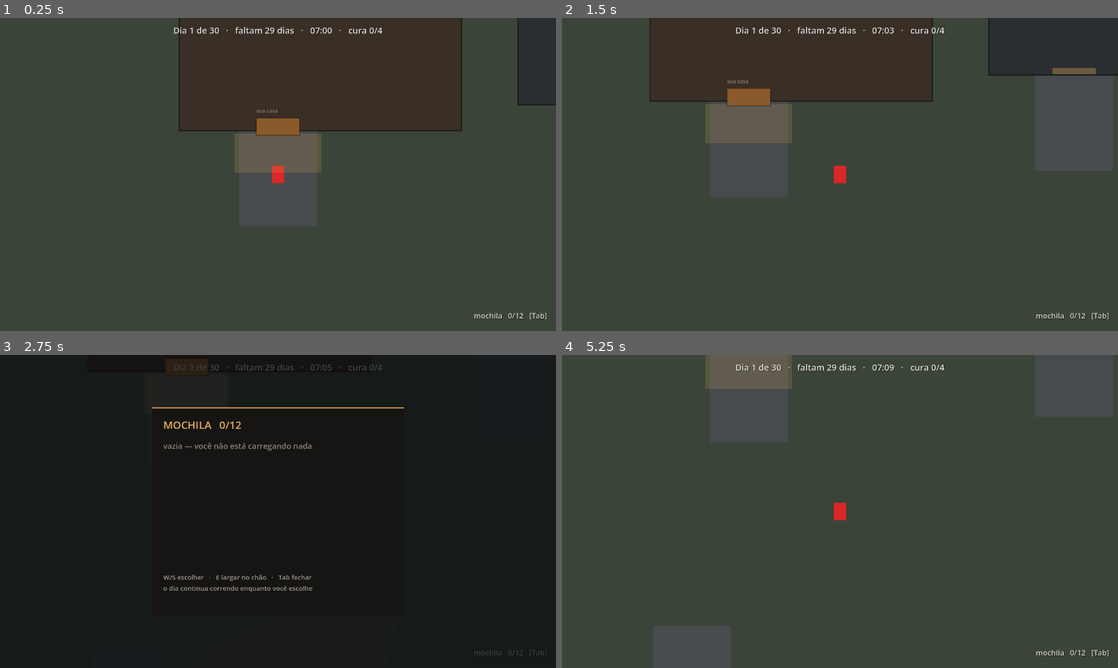
Above: before the commit, frames 1-4 (two rows, left to right).
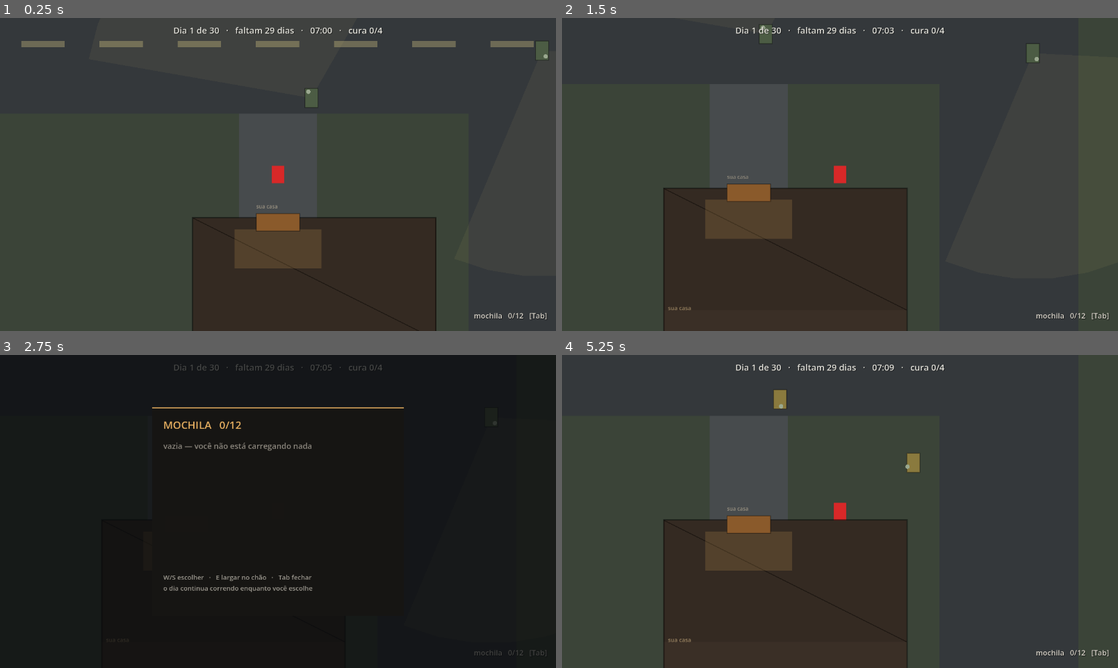
Above: after the commit, the same moments.

Repository: Jota-Pais/projeto-final-desenvolvimento-de-jogos
Game: Godot game, scene res://rua/rua.tscn
Two runs of this game, one before a commit and one after it. Both use one fixed random seed, a clock stepped at 60 frames per second and the inputs below.
Inputs (mouse positions are in pixels of both pictures, inside the frame that each line leads up to):
- Up to frame 1 (0.25 s): no input
- Up to frame 2 (1.5 s): tap Enter (ui_accept) at 0.5, 0.77 s; move the mouse to (962, 158) at 0.52 s; press the mouse at (962, 158) at 0.53 s; hold D (andar_direita) 0.53-1.28 s; move the mouse to (728, 190) at 1.27 s; release the mouse at (728, 190) at 1.28 s; hold S (andar_baixo) from 1.28 s (still down); tap Shift (correr) at 1.35 s
- Up to frame 3 (2.75 s): tap Enter (ui_accept) at 1.52 s; move the mouse to (333, 442) at 2.02 s; release S (andar_baixo) at 2.03 s; hold D (andar_direita) from 2.03 s (still down); hold Tab (mochila) from 2.03 s (still down)
- Up to frame 4 (5.25 s): tap Enter (ui_accept) at 2.75, 3.02, 3.77, 4.52 s; move the mouse to (812, 574) at 2.77 s; release D (andar_direita) at 2.78 s; release Tab (mochila) at 2.78 s; hold W (andar_cima) 2.78-3.53 s; tap E (vasculhar) at 2.85 s; move the mouse to (1006, 558) at 3.52 s; press the mouse at (1006, 558) at 3.53 s; hold A (andar_esquerda) 3.53-5.03 s; move the mouse to (673, 464) at 4.27 s; release the mouse at (673, 464) at 4.28 s; tap Shift (correr) at 4.35 s; move the mouse to (867, 511) at 5.02 s; hold S (andar_baixo) from 5.03 s (still down); hold Tab (mochila) from 5.03 s (still down)

The runs differ from the first frame. In frame 1, 24% of the frame differs, in the area x 3-100%, y 0-100%; in frame 2, 20%; in frame 3, less than 0.1%; in frame 4, 18%.

Commit message:
P9: bairro em cima da rede nova, quadra->lote->predio
Substitui BAIRRO_CONSTRUCOES/BAIRRO_CERCAS/BAIRRO_MOVEIS_DE_RUA/
BAIRRO_ZUMBIS/BAIRRO_BOSQUES (o loteamento escrito a mao, deslocado
inteiro desde o bairro pequeno) por quatro quadras sobre
rua/quadras.gd e a rede de _bairro_rede (P7): QB-norte (comercio de
esquina virado para a Rua do Bairro, unica via com calcada), QB-meio,
QB-baixo e QB-leste (casas).

sua_casa() deixa de ser dado escrito a mao e passa a ser a construcao
marcada "sua" que a propria geracao do bairro produz, ja em
coordenada de mundo - mapa.gd para de somar onde_o_bairro_comeca(),
que foi removida (nada mais chama).

Dois bugs de geometria achados montando a primeira leva de quadras:

- duas fileiras "costas com costas" (QB-meio) dividem a profundidade
  ao meio - 740 px, curta demais para qualquer planta de casa (a mais
  rasa precisa de 880 com o recuo minimo). Quadra passou a ter uma
  fileira so, com a profundidade inteira;
- QB-leste nao tinha via cobrindo largura nenhuma (Rua de Baixo parava
  em x=8600, antes do Beco dos Fundos) - zero lotes. Rua de Baixo
  passou a ir ate x=9800.

QB-baixo com fundo 1000 tambem descartava a planta mais funda por 40
px de sobra; subiu para 1200.

O bairro fecha os documentos 1 e 2 (comercio e uma casa qualquer) sem
tocar na cidade. As 19 falhas que sobram na fase 0 do conferir_mapa
sao todas de sitio/posto/mata - nenhuma nova, nenhuma do bairro -, e
seguem para P10.

IMPRESSAO_ESPERADA atualizada para o hash novo (a identidade dos
moveis mudou de proposito).

Diff:
--- a/rua/lugares.gd
+++ b/rua/lugares.gd
@@ -80,9 +80,12 @@
 		"laco do poente"))
 
 	# Rua de Baixo, com o retorno em U na ponta oeste - o cul-de-sac que o PZ
-	# usa (nunca bulbo asfaltado solto).
+	# usa (nunca bulbo asfaltado solto). Vai ate x=9800, nao 8600 (17/09/2026,
+	# P9): QB-leste precisa da faixa dela para ter lote - encurtada em 8600,
+	# a quadra a leste do Beco dos Fundos nao tinha via suficiente para nem
+	# um lote (achado rodando o conferir_mapa: "QB-leste: 0 lotes").
 	fora.append({ "nome": "rua de baixo", "classe": "residencial", "lugar": "bairro",
-		"eixo": [Vector2(5600.0, 15600.0), Vector2(8600.0, 15600.0)],
+		"eixo": [Vector2(5600.0, 15600.0), Vector2(9800.0, 15600.0)],
 		"pontas": ["u:retorno de baixo", "emenda:estrada velha"] })
 	fora.append_array(Vias.u(fora[-1], Vector2(5600.0, 15600.0), Vector2(6400.0, 15600.0),
 		Vector2(0.0, 16800.0), "retorno de baixo"))
@@ -98,7 +101,7 @@
 	# critério F. Sobe e encontra a Rua do Correio da cidade exatamente no
 	# mesmo ponto (13000, 10520), dentro da propria rodovia.
 	fora.append({ "nome": "estrada velha", "classe": "residencial", "lugar": "bairro",
-		"eixo": [Vector2(8600.0, 15600.0), Vector2(13000.0, 15600.0)],
+		"eixo": [Vector2(9800.0, 15600.0), Vector2(13000.0, 15600.0)],
 		"pontas": ["emenda:rua de baixo", "emenda:estrada velha (subida)"] })
 	fora.append({ "nome": "estrada velha (subida)", "classe": "residencial", "lugar": "bairro",
 		"eixo": [Vector2(13000.0, 15600.0), Vector2(13000.0, 10520.0)],
@@ -121,121 +124,6 @@
 ##
 ## As bandas de x existem porque as tres verticais cortam o lote: 760-1160,
 ## 2680-3080 e 4600-5000 sao rua, e predio nenhum entra nelas.
-const BAIRRO_CONSTRUCOES := [
-	# Fileira A - norte da rodovia, fachada virada para ela (porta ao sul).
-	{ "rect": Rect2(240.0, 880.0, 650.0, 520.0), "porta": "sul", "tipo": "casa", "sua": true },
-	{ "rect": Rect2(1020.0, 880.0, 560.0, 460.0), "porta": "sul", "tipo": "casa" },
-	{ "rect": Rect2(1700.0, 920.0, 640.0, 500.0), "porta": "sul", "tipo": "casa", "documento": 1 },
-	{ "rect": Rect2(2460.0, 920.0, 520.0, 440.0), "porta": "sul", "tipo": "casa" },
-	{ "rect": Rect2(3200.0, 880.0, 660.0, 520.0), "porta": "sul", "tipo": "casa" },
-	{ "rect": Rect2(3960.0, 850.0, 580.0, 480.0), "porta": "sul", "tipo": "casa" },
-	{ "rect": Rect2(4720.0, 910.0, 620.0, 500.0), "porta": "sul", "tipo": "casa" },
-
-	# Fileira B - sul da rodovia, de costas para a fileira A. O comercio fica
-	# aqui, virado para a via de maior movimento, como no PZ.
-	{ "rect": Rect2(140.0, 2260.0, 560.0, 460.0), "porta": "norte", "tipo": "casa" },
-	{ "rect": Rect2(1220.0, 2240.0, 900.0, 540.0), "porta": "norte", "tipo": "comercio", "documento": 2 },
-	{ "rect": Rect2(2180.0, 2300.0, 460.0, 440.0), "porta": "norte", "tipo": "casa" },
-	{ "rect": Rect2(3160.0, 2260.0, 620.0, 500.0), "porta": "norte", "tipo": "casa" },
-	{ "rect": Rect2(3860.0, 2320.0, 560.0, 460.0), "porta": "norte", "tipo": "casa" },
-	{ "rect": Rect2(5060.0, 2260.0, 560.0, 480.0), "porta": "norte", "tipo": "casa" },
-
-	# Fileira C - norte da rua do fundo, de costas para a fileira B: os quintais
-	# se encontram no meio da quadra, que e o desenho de quarteirao.
-	{ "rect": Rect2(140.0, 3340.0, 540.0, 460.0), "porta": "sul", "tipo": "casa" },
-	{ "rect": Rect2(1240.0, 3260.0, 600.0, 500.0), "porta": "sul", "tipo": "casa" },
-	{ "rect": Rect2(1960.0, 3340.0, 560.0, 480.0), "porta": "sul", "tipo": "casa" },
-	{ "rect": Rect2(3160.0, 3280.0, 580.0, 500.0), "porta": "sul", "tipo": "casa" },
-	{ "rect": Rect2(3860.0, 3340.0, 540.0, 460.0), "porta": "sul", "tipo": "casa" },
-	{ "rect": Rect2(5060.0, 3290.0, 580.0, 480.0), "porta": "sul", "tipo": "casa" },
-
-	# Fileira D - sul da rua do fundo. Aqui nao ha mais vertical cortando, so a
-	# saida sul.
-	{ "rect": Rect2(200.0, 4620.0, 600.0, 480.0), "porta": "norte", "tipo": "casa" },
-	{ "rect": Rect2(940.0, 4660.0, 520.0, 460.0), "porta": "norte", "tipo": "casa" },
-	{ "rect": Rect2(1620.0, 4600.0, 580.0, 500.0), "porta": "norte", "tipo": "casa" },
-	{ "rect": Rect2(3160.0, 4620.0, 620.0, 480.0), "porta": "norte", "tipo": "casa" },
-	{ "rect": Rect2(3880.0, 4600.0, 540.0, 460.0), "porta": "norte", "tipo": "casa" },
-	{ "rect": Rect2(4700.0, 4650.0, 600.0, 500.0), "porta": "norte", "tipo": "casa" },
-
-	# Em volta do retorno: as tres casas do fim da rua, viradas para o bulbo.
-	{ "rect": Rect2(1900.0, 6040.0, 560.0, 480.0), "porta": "norte", "tipo": "casa" },
-	{ "rect": Rect2(2620.0, 6080.0, 600.0, 500.0), "porta": "norte", "tipo": "casa" },
-	{ "rect": Rect2(3340.0, 6040.0, 520.0, 460.0), "porta": "norte", "tipo": "casa" },
-
-	# Galpao de quintal, no fundo do lote - nao na rua.
-	{ "rect": Rect2(500.0, 2900.0, 280.0, 240.0), "porta": "sul", "tipo": "galpao" },
-	{ "rect": Rect2(4200.0, 2900.0, 280.0, 240.0), "porta": "sul", "tipo": "galpao" },
-	{ "rect": Rect2(1400.0, 5300.0, 280.0, 240.0), "porta": "norte", "tipo": "galpao" },
-]
-
-## A sua casa: a unica construcao do bairro marcada com "sua". E a unica que
-## nao se vasculha, e e a fachada dela que tem a porta por onde o dia acaba.
-static func sua_casa() -> Dictionary:
-	for construcao in BAIRRO_CONSTRUCOES:
-		if construcao.get("sua", false):
-			return construcao
-	return {}
-
-## Cerca de fundo de lote. **Sao trechos soltos, e de proposito**: cerca que
-## atravessa a quadra inteira sela o quintal, e foi assim que a primeira rodada
-## do conferir_mapa achou 38 moveis inalcancaveis. Trecho solto le como divisa e
-## nao fecha caminho nenhum.
-const BAIRRO_CERCAS := [
-	Rect2(240.0, 640.0, 620.0, 18.0),
-	Rect2(1700.0, 660.0, 620.0, 18.0),
-	Rect2(3960.0, 640.0, 580.0, 18.0),
-	Rect2(1240.0, 3060.0, 600.0, 18.0),
-	Rect2(3160.0, 3060.0, 600.0, 18.0),
-	Rect2(940.0, 5280.0, 520.0, 18.0),
-	Rect2(3880.0, 5260.0, 540.0, 18.0),
-]
-
-## Carro abandonado e lata de lixo, **na rua onde ha rua**. Com a rede nova eles
-## se espalham pelo loteamento em vez de ficarem todos na rodovia.
-const BAIRRO_MOVEIS_DE_RUA := [
-	{ "tipo": "carro", "pos": Vector2(1620.0, 1760.0) },
-	{ "tipo": "carro", "pos": Vector2(3600.0, 1900.0) },
-	{ "tipo": "carro", "pos": Vector2(2880.0, 3400.0) },
-	{ "tipo": "carro", "pos": Vector2(960.0, 3100.0) },
-	{ "tipo": "carro", "pos": Vector2(2880.0, 5480.0) },
-	{ "tipo": "carro", "pos": Vector2(4800.0, 3200.0) },
-	{ "tipo": "lata", "pos": Vector2(2340.0, 4200.0) },
-	{ "tipo": "lata", "pos": Vector2(3980.0, 4200.0) },
-	{ "tipo": "lata", "pos": Vector2(1400.0, 4200.0) },
-	{ "tipo": "lata", "pos": Vector2(2420.0, 5700.0) },
-	{ "tipo": "lata", "pos": Vector2(4600.0, 2080.0) },
-]
-
-const BAIRRO_ZUMBIS := [
-	Vector2(1900.0, 1820.0),
-	Vector2(2350.0, 1900.0),
-	Vector2(3300.0, 1820.0),
-	Vector2(4200.0, 1880.0),
-	Vector2(5100.0, 1800.0),
-	Vector2(960.0, 2600.0),
-	Vector2(960.0, 3600.0),
-	Vector2(2880.0, 2600.0),
-	Vector2(2880.0, 3600.0),
-	Vector2(4800.0, 3000.0),
-	Vector2(1700.0, 4200.0),
-	Vector2(3600.0, 4200.0),
-	Vector2(2880.0, 4700.0),
-	Vector2(3200.0, 5600.0),
-	Vector2(2400.0, 5500.0),
-]
-
-## Bosque nas bordas do lote, longe de beco, porta e vao de cerca: arvore e
-## solida, e arvore solida em area de circulacao fecha caminho sem avisar.
-##
-## Com o bairro crescendo para o sul, os dois cantos de baixo sobraram sem nada -
-## e canto de loteamento com mato e o que o PZ tem ali.
-const BAIRRO_BOSQUES := [
-	Rect2(0.0, 0.0, 5760.0, 300.0),
-	Rect2(0.0, 5300.0, 700.0, 1300.0),
-	Rect2(4500.0, 5300.0, 1260.0, 1300.0),
-]
-
 # ------------------------------------------------------------------ montagem
 
 ## Devolve as pecas de um lugar, ja em coordenada de mundo.
@@ -278,36 +166,119 @@
 ## predio publico (ver `_o_que_vem_com_o_predio`).
 const CIDADE_RECUO := 220.0
 
-static func _somar(construcao: Dictionary, origem: Vector2) -> Dictionary:
-	var copia := construcao.duplicate()
-	copia["rect"] = (construcao["rect"] as Rect2).grow(0.0)
-	copia["rect"] = Rect2((construcao["rect"] as Rect2).position + origem,
-		(construcao["rect"] as Rect2).size)
-	return copia
+## A sua casa: a unica construcao do bairro marcada com "sua" - em
+## coordenada de MUNDO (17/09/2026, P9: o bairro deixou de ser gerado em
+## coordenada local e ja nasce direto no lugar certo). E a unica que nao se
+## vasculha, e e a fachada dela que tem a porta por onde o dia acaba.
+## Preenchida por `_bairro()`, que roda antes de qualquer coisa perguntar.
+static var _sua_casa_cache: Dictionary = {}
+
+static func sua_casa() -> Dictionary:
+	return _sua_casa_cache
 
 # --- o bairro residencial ---------------------------------------------------
 
-## O bairro de antes de 09/09, inteiro, deslocado para a origem do lugar.
+## As quadras do bairro (17/09/2026, P9 - arquitetura nova), em cima de
+## `_bairro_rede()`. Substitui o loteamento de 16/09/2026
+## (`BAIRRO_CONSTRUCOES`/`BAIRRO_CERCAS`/`BAIRRO_MOVEIS_DE_RUA`/
+## `BAIRRO_ZUMBIS`/`BAIRRO_BOSQUES`, tudo removido) - quatro quadras, cada
+## uma sabendo so quais vias a limitam.
+static func _quadras_do_bairro() -> Array[Dictionary]:
+	return [
+		# Ao norte da Rua do Bairro - a UNICA via do loteamento com calcada,
+		# entao e aqui que fica o comercio de esquina, exatamente como no PZ
+		# (a rua com passeio e a que carrega a loja).
+		{ "id": "QB-norte", "lugar": "bairro", "uso": "casa",
+			"entre": { "sul": "rua do bairro", "leste": "estrada do bairro",
+				"oeste": "laco do poente leste" },
+			"fundo": { "norte": 1100.0 }, "frentes": ["sul"], "passo": 850.0 },
+		# Entre a Rua do Bairro e a Rua de Baixo, a oeste da Estrada do
+		# Bairro. SO fileira norte (17/09/2026, P9 - achado gerando a
+		# primeira leva: as duas fileiras "costas com costas" dividiam a
+		# profundidade ao meio - 740 px -, curta demais para QUALQUER planta
+		# de casa (a mais rasa precisa de pelo menos 880 com recuo minimo).
+		# Uma fileira so, com a profundidade INTEIRA (1480), sobra quintal
+		# em vez de faltar parede.
+		{ "id": "QB-meio", "lugar": "bairro", "uso": "casa",
+			"entre": { "norte": "rua do bairro", "sul": "rua de baixo",
+				"leste": "estrada do bairro" },
+			"fundo": { "oeste": 1600.0 }, "frentes": ["norte"], "passo": 800.0 },
+		# Ao sul da Rua de Baixo, a oeste da Estrada do Bairro. Fundo 1200,
+		# nao 1000 (17/09/2026, P9): 1000 deixava a planta mais funda sem
+		# folga (recuo minimo 240 + planta funda 640 + quintal 160 = 1040 >
+		# 1000) - o lote nascia e o predio era descartado.
+		{ "id": "QB-baixo", "lugar": "bairro", "uso": "casa",
+			"entre": { "norte": "rua de baixo", "leste": "estrada do bairro" },
+			"fundo": { "sul": 1200.0, "oeste": 1600.0 },
+			"frentes": ["norte"], "passo": 800.0 },
+		# A leste do Beco dos Fundos, virada para a Rua de Baixo (que agora
+		# chega ate aqui - ver a rede acima). Fundo 1600, nao 700
+		# (17/09/2026, P9): 700 nao cabia nem UM lote de passo 800.
+		{ "id": "QB-leste", "lugar": "bairro", "uso": "casa",
+			"entre": { "sul": "rua de baixo", "oeste": "beco dos fundos" },
+			"fundo": { "norte": 1600.0, "leste": 1600.0 },
+			"frentes": ["sul"], "passo": 800.0 },
+	]
+
+## O bairro (17/09/2026, P9 - arquitetura nova): quadra -> lote -> predio,
+## sobre `rua/quadras.gd` e a rede de `_bairro_rede`. A sua casa mora em
+## QB-meio, virada para a Rua do Bairro (porta norte) - a primeira rua que
+## se ve saindo da porta.
 static func _bairro(lugar: Dictionary, pecas: Dictionary) -> void:
-	var origem: Vector2 = (lugar["rect"] as Rect2).position
-
-	for construcao in BAIRRO_CONSTRUCOES:
-		pecas["construcoes"].append(_somar(construcao, origem))
-	for cerca in BAIRRO_CERCAS:
-		pecas["cercas"].append(Rect2((cerca as Rect2).position + origem, (cerca as Rect2).size))
-	for bosque in BAIRRO_BOSQUES:
-		pecas["bosques"].append({
-			"rect": Rect2((bosque as Rect2).position + origem, (bosque as Rect2).size),
-			"densidade": 0.35,
-		})
-	for movel in BAIRRO_MOVEIS_DE_RUA:
-		pecas["moveis_de_rua"].append({ "tipo": movel["tipo"], "pos": movel["pos"] + origem })
-	for onde in BAIRRO_ZUMBIS:
-		pecas["zumbis"].append(onde + origem)
-
-	# Em coordenada de MUNDO ja - a rede nova nao "boia" mais com origem, ela
-	# tem posicao fixa (ver a docstring de _bairro_rede).
 	pecas["vias"].append_array(_bairro_rede())
+
+	var vias := {}
+	for via in pecas["vias"]:
+		vias[via["nome"]] = via
+
+	for quadra in _quadras_do_bairro():
+		match quadra["id"]:
+			"QB-norte":
+				# O comercio de esquina, no primeiro lote perto do laco -
+				# o documento 2. Documento 1 fica com uma casa qualquer,
+				# em QB-meio.
+				_construir_quadra(quadra, vias, pecas, "casa", {
+					"sul:0": { "tipo": "comercio", "extras": { "documento": 2 } },
+				})
+			"QB-meio":
+				# "norte:1", nao "norte:0" (17/09/2026, P9 - achado rodando o
+				# conferir_mapa): o lote 0 nasce raso demais em largura para
+				# qualquer planta de casa caber (achado real do ruido de
+				# +-22% do passo, nao falta de sorte) - marcar ele de "sua"
+				# descartava a casa inteira em silencio. O 1 sempre cabe.
+				_construir_quadra(quadra, vias, pecas, "casa", {
+					"norte:1": { "tipo": "casa", "extras": { "sua": true } },
+				})
+			"QB-leste":
+				_construir_quadra(quadra, vias, pecas, "casa", {
+					"sul:0": { "tipo": "casa", "extras": { "documento": 1 } },
+				})
+			_:
+				_construir_quadra(quadra, vias, pecas, "casa")
+
+	for construcao in pecas["construcoes"]:
+		if (construcao as Dictionary).get("sua", false):
+			_sua_casa_cache = construcao
+			break
+
+	# Bosque nos dois cantos que sobraram sem lote - o mesmo canto que tinha
+	# mato antes de 17/09, so que agora nos limites da rede nova.
+	var r: Rect2 = lugar["rect"]
+	pecas["bosques"].append({ "rect": Rect2(r.position.x, r.end.y - 900.0, 1400.0, 900.0),
+		"densidade": 0.35 })
+	pecas["bosques"].append({ "rect": Rect2(r.end.x - 1300.0, r.end.y - 900.0, 1300.0, 900.0),
+		"densidade": 0.35 })
+
+	# Um carro e uma lata espalhados pela rede, para a rua nao ficar vazia
+	# de movel de rua - os predios ja trazem carro proprio (ver
+	# `_o_que_vem_com_o_predio` nao chama para "casa", entao isto e o unico
+	# movel de rua do bairro).
+	pecas["moveis_de_rua"].append({ "tipo": "carro", "pos": Vector2(6700.0, 13500.0) })
+	pecas["moveis_de_rua"].append({ "tipo": "carro", "pos": Vector2(6300.0, 16100.0) })
+	pecas["moveis_de_rua"].append({ "tipo": "lata", "pos": Vector2(7900.0, 14700.0) })
+
+	pecas["zumbis"].append(Vector2(7000.0, 13800.0))
+	pecas["zumbis"].append(Vector2(6000.0, 15600.0))
 
 # --- a cidade ---------------------------------------------------------------
 
@@ -424,36 +395,47 @@
 	]
 
 ## Constroi uma quadra inteira: cada lote vira predio de `tipo_padrao`, exceto
-## os indices citados em `especiais` (chave `indice`, valor `{tipo, extras,
-## juntar_ate}`). E o sucessor do velho `CIDADE_ESPECIAIS` - a mesma ideia
-## (alguns lotes tem tipo fixo), so que por indice DENTRO da quadra em vez de
-## "x absoluto, linha, fileira, vaga", porque agora a quadra sabe contar os
-## proprios lotes. `juntar_ate` funde este lote com os seguintes ate aquele
-## indice (`Quadras.juntar`) - o mercado precisa de mais de uma vaga.
+## os citados em `especiais` (chave `"<frente>:<indice>"`, valor `{tipo,
+## extras, juntar_ate}`) - a chave leva a FRENTE junto porque o indice
+## reinicia em 0 a cada frente da quadra (`Quadras.lotes_da_quadra`), e
+## "indice 0" sozinho seria ambiguo numa quadra com duas frentes. E o
+## sucessor do velho `CIDADE_ESPECIAIS`: mesma ideia (alguns lotes tem tipo
+## fixo), por chave em vez de "x absoluto, linha, fileira, vaga". `juntar_ate`
+## funde este lote com os seguintes DA MESMA FRENTE ate aquele indice
+## (`Quadras.juntar`) - o mercado e a delegacia precisam de mais de uma vaga.
 static func _construir_quadra(quadra: Dictionary, vias: Dictionary, pecas: Dictionary,
 		tipo_padrao: String, especiais := {}) -> void:
 	var lotes := Quadras.lotes_da_quadra(quadra, vias)
 	var pular := {}
-	for indice in especiais:
-		var ate: int = especiais[indice].get("juntar_ate", -1)
-		if ate <= indice:
+	for chave in especiais:
+		var partes: PackedStringArray = (chave as String).split(":")
+		var indice_base := int(partes[1])
+		var ate: int = especiais[chave].get("juntar_ate", -1)
+		if ate <= indice_base:
 			continue
-		for i in range(indice + 1, ate + 1):
-			pular[i] = true
+		for i in range(indice_base + 1, ate + 1):
+			pular["%s:%d" % [partes[0], i]] = true
 
 	for i in lotes.size():
-		if pular.has(i):
-			continue
 		var lote: Dictionary = lotes[i]
 		var indice := int((lote["chave"] as String).get_slice("/", 3))
+		var chave := "%s:%d" % [lote["frente"], indice]
+		if pular.has(chave):
+			continue
 		var tipo: String = tipo_padrao
 		var extras := {}
-		if especiais.has(indice):
-			var ate: int = especiais[indice].get("juntar_ate", -1)
+		if especiais.has(chave):
+			var ate: int = especiais[chave].get("juntar_ate", -1)
 			if ate > indice:
-				lote = Quadras.juntar(lotes, i, ate)
-			tipo = especiais[indice]["tipo"]
-			extras = especiais[indice].get("extras", {})
+				# Acha o indice ATE no array (nao e "i + delta": pode haver
+				# lote pulado - "pula" - no meio, embora nao neste uso).
+				for j in range(i + 1, lotes.size()):
+					if int((lotes[j]["chave"] as String).get_slice("/", 3)) == ate \
+							and (lotes[j] as Dictionary)["frente"] == lote["frente"]:
+						lote = Quadras.juntar(lotes, i, j)
+						break
+			tipo = especiais[chave]["tipo"]
+			extras = especiais[chave].get("extras", {})
 		var via: Dictionary = vias[quadra["entre"][lote["frente"]]]
 		var predio := Quadras.predio_no_lote(lote, tipo, via, extras)
 		if predio.is_empty():
@@ -476,21 +458,21 @@
 			"QC-fita-oeste":
 				# O armazem fica no primeiro lote da ponta oeste da fita -
 				# a "entrada norte" que Rosewood tem.
-				_construir_quadra(quadra, vias, pecas, "comercio", { 0: { "tipo": "armazem" } })
+				_construir_quadra(quadra, vias, pecas, "comercio", { "sul:0": { "tipo": "armazem" } })
 			"QC-fita-centro":
 				# O mercado no meio da fita, comendo dois lotes (1 e 2) -
 				# 1360 px de largura nao cabe numa vaga so -, com o
 				# documento 4. A pistola e o documento 3 ficam com a
 				# delegacia, na fita leste.
 				_construir_quadra(quadra, vias, pecas, "comercio", {
-					1: { "tipo": "mercado", "extras": { "documento": 4 }, "juntar_ate": 2 },
+					"sul:1": { "tipo": "mercado", "extras": { "documento": 4 }, "juntar_ate": 2 },
 				})
 			"QC-fita-leste":
 				# Tambem comendo 2 vagas - 1040 px de delegacia nao cabe
 				# numa vaga so de 1000 (achado rodando o conferir_mapa: o
 				# lote saia raso demais e o predio era descartado).
 				_construir_quadra(quadra, vias, pecas, "comercio", {
-					0: { "tipo": "delegacia", "extras": { "documento": 3, "arma": true }, "juntar_ate": 1 },
+					"sul:0": { "tipo": "delegacia", "extras": { "documento": 3, "arma": true }, "juntar_ate": 1 },
 				})
 			_:
 				_construir_quadra(quadra, vias, pecas, "casa")
--- a/rua/mapa.gd
+++ b/rua/mapa.gd
@@ -65,7 +65,7 @@
 ## Recalcula rodando `conferir_mapa.tscn` e copiando o valor que ele imprime
 ## em "IMPRESSAO DIGITAL DOS MOVEIS" - so depois de conferir que a mudanca
 ## que moveu o numero foi de proposito.
-const IMPRESSAO_ESPERADA := "7c38a223"
+const IMPRESSAO_ESPERADA := "01c38612"
 
 ## A rodovia leste-oeste, que e a espinha do mapa - a costura entre a cidade
 ## (100% ao norte dela, a partir de 17/09/2026) e o bairro (100% ao sul).
@@ -373,12 +373,6 @@
 			return qual
 	return {}
 
-static func onde_o_bairro_comeca() -> Vector2:
-	for lugar in LUGARES:
-		if lugar["tipo"] == "bairro":
-			return (lugar["rect"] as Rect2).position
-	return Vector2.ZERO
-
 ## Quanto o jogador nasce afastado da porta, para fora.
 ##
 ## Tem que ser maior que a meia altura da zona de deteccao da porta (80 px),
@@ -416,8 +410,11 @@
 ## Sai do proprio predio, pelo mesmo `porta_de()` que abre o vao na fachada de
 ## qualquer construcao do mapa. Se a sua casa mudar de lugar ou de tamanho, a
 ## porta vai junto e ninguem precisa lembrar de mexer aqui.
+##
+## Sem soma de origem (17/09/2026, P9): `Lugares.sua_casa()` ja nasce em
+## coordenada de MUNDO, porque o bairro inteiro passou a nascer assim.
 static func onde_fica_a_porta_de_casa() -> Vector2:
-	return onde_o_bairro_comeca() + Construcao.porta_de(Lugares.sua_casa())
+	return Construcao.porta_de(Lugares.sua_casa())
 
 ## Para que lado a porta da sua casa olha - "norte", "sul", "leste" ou
 ## "oeste". E o que `rua/entrada_de_casa.gd` usa para saber se o vao dela e
Binary file changed: design/mapa.png
